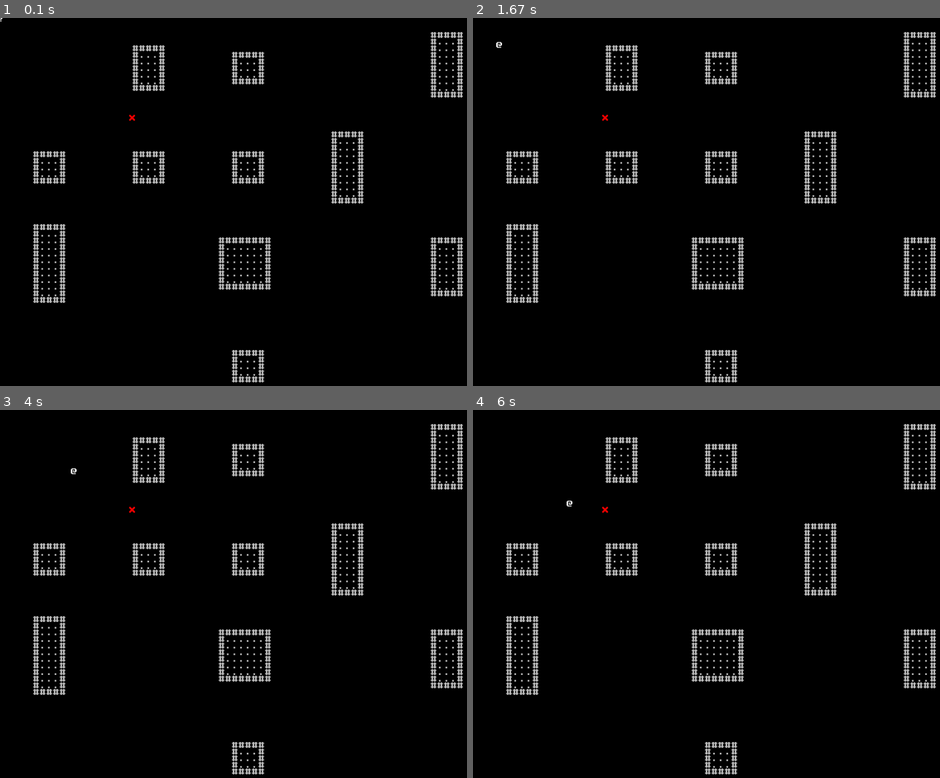
Above: before the commit, frames 1-4 (two rows, left to right).
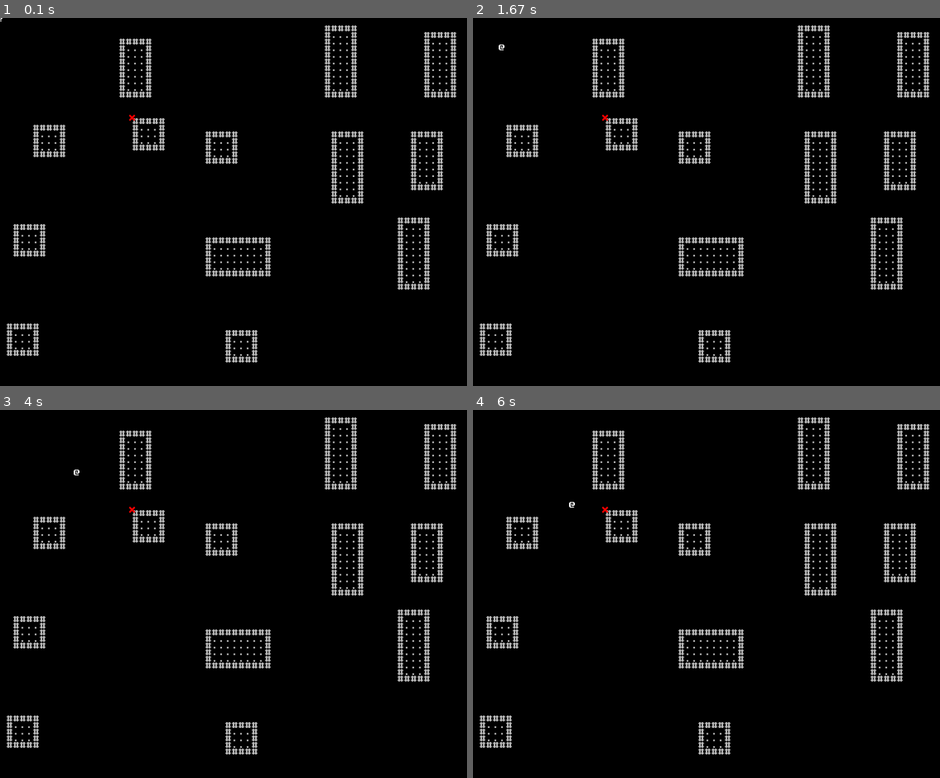
Above: after the commit, the same moments.

Repository: BlackHat-Magic/PyGame-Demo
Game: pygame game, started from app.py
Two runs of this game, one before a commit and one after it. Both use one fixed random seed, a clock stepped at 60 frames per second and the inputs below.
Inputs (mouse positions are in pixels of both pictures, inside the frame that each line leads up to):
- Up to frame 1 (0.1 s): no input
- Up to frame 2 (1.67 s): press the mouse at (473, 18) at 0.37 s; move the mouse to (594, 62) at 0.47 s; release the mouse at (715, 106) at 0.6 s; press the mouse at (603, 117) at 0.7 s; move the mouse to (575, 224) at 0.8 s; release the mouse at (552, 330) at 0.93 s; press the mouse at (482, 25) at 1.03 s; move the mouse to (711, 172) at 1.13 s; release the mouse at (935, 319) at 1.27 s; press the mouse at (487, 25) at 1.37 s; move the mouse to (552, 183) at 1.47 s; release the mouse at (622, 341) at 1.6 s
- Up to frame 3 (4 s): press the mouse at (130, 509) at 1.7 s; move the mouse to (149, 498) at 1.8 s; release the mouse at (163, 487) at 1.93 s; press the mouse at (28, 439) at 2.03 s; move the mouse to (46, 579) at 2.13 s; release the mouse at (65, 719) at 2.27 s; press the mouse at (28, 439) at 2.37 s; move the mouse to (46, 538) at 2.47 s; release the mouse at (65, 641) at 2.6 s; press the mouse at (28, 435) at 2.7 s; move the mouse to (219, 476) at 2.8 s; release the mouse at (410, 513) at 2.93 s; press the mouse at (46, 457) at 3.03 s; move the mouse to (140, 472) at 3.13 s; release the mouse at (233, 487) at 3.27 s; press the mouse at (130, 509) at 3.37 s; move the mouse to (144, 568) at 3.47 s; release the mouse at (154, 627) at 3.6 s; press the mouse at (46, 457) at 3.7 s; move the mouse to (168, 479) at 3.8 s; release the mouse at (294, 498) at 3.93 s
- Up to frame 4 (6 s): press the mouse at (519, 457) at 4.03 s; move the mouse to (533, 553) at 4.13 s; release the mouse at (543, 649) at 4.27 s; press the mouse at (519, 457) at 4.37 s; move the mouse to (547, 527) at 4.47 s; release the mouse at (571, 601) at 4.6 s; press the mouse at (603, 509) at 4.7 s; move the mouse to (771, 616) at 4.8 s; release the mouse at (935, 722) at 4.93 s; press the mouse at (519, 457) at 5.03 s; move the mouse to (575, 564) at 5.13 s; release the mouse at (627, 667) at 5.27 s; press the mouse at (519, 457) at 5.37 s; move the mouse to (706, 505) at 5.47 s; release the mouse at (893, 557) at 5.6 s; press the mouse at (519, 457) at 5.7 s; move the mouse to (697, 586) at 5.8 s; release the mouse at (874, 715) at 5.93 s

The runs differ from the first frame. In frame 1, 7.4% of the frame differs, in the area x 1-100%, y 1-100%; in frame 2, 7.4%; in frame 3, 7.4%; in frame 4, 7.4%.

Commit message:
snap to grid

Diff:
--- a/app.py
+++ b/app.py
@@ -25,8 +25,8 @@
         self.surface = surface
         self.target_pos = (self.pos_x, self.pos_y)
         self.health = 100
-        self.name_tag = text_font.render(name, False, "Black")
-        self.health_tag = text_font.render("H: 100/100", False, "Black")
+        self.name_tag = font.render(name, False, "Black")
+        self.health_tag = font.render("H: 100/100", False, "Black")
 
     # movement with keys (unused)
     def moveUp(self, amount: int = 1):
@@ -62,9 +62,8 @@
     # point-and-click movement
     def moveToTarget(self):
         if(self.distToPoint(self.target_pos) < 1):
-            self.pos_x = int(self.pos_x) // 2 * 2
-            self.pos_y = int(self.pos_y) // 2 * 2
-            self.target_pos = self.pos_x, self.pos_y
+            self.pos_x, self.pos_y = self.target_pos
+            return
         unit_vector = self.dirToPoint(self.target_pos)
         x_comp, y_comp = unit_vector
         self.pos_x += x_comp
@@ -74,12 +73,29 @@
     def renderBillboard(self, mouse_pos):
         if(self.rectangle().collidepoint(mouse_pos)):
             # draw name tag
-            pygame.draw.rect(screen, "Gray", self.name_tag.get_rect(center=(self.pos_x, self.pos_y - 20)))
-            screen.blit(self.name_tag, self.name_tag.get_rect(center=(self.pos_x, self.pos_y - 20)))
+            pygame.draw.rect(screen, "Gray", self.name_tag.get_rect(center=(self.pos_x, self.pos_y - 32)))
+            screen.blit(self.name_tag, self.name_tag.get_rect(center=(self.pos_x, self.pos_y - 32)))
 
             # draw health tag
-            pygame.draw.rect(screen, "Gray", self.health_tag.get_rect(center=(self.pos_x, self.pos_y - 12)))
-            screen.blit(self.health_tag, self.health_tag.get_rect(center=(self.pos_x, self.pos_y - 12)))
+            pygame.draw.rect(screen, "Gray", self.health_tag.get_rect(center=(self.pos_x, self.pos_y - 16)))
+            screen.blit(self.health_tag, self.health_tag.get_rect(center=(self.pos_x, self.pos_y - 16)))
+
+# camera class
+class Camera():
+    def __init__(self):
+        self.x = 0
+        self.y = 0
+        self.speed = 2
+    def move_up(self, amt: int = 1):
+        self.y -= amt * speed
+    def move_down(self, amt: int = 1):
+        self.y += amt * speed
+    def move_left(self, amt: int = 1):
+        self.x -= amt * speed
+    def move_right(self, amt: int = 1):
+        self.y += amt * speed
+
+camera = Camera
 
 # character and enemy
 character = Character(surface=font.render("@", False, "White"), name="It's You!")
@@ -116,7 +132,10 @@
     mouse = pygame.mouse.get_pressed()
 
     if(mouse[0]):
-        character.target_pos = mouse_pos
+        target_x, target_y = mouse_pos
+        target_x = target_x // 16 * 16 + 8
+        target_y = target_y // 16 * 16 + 8
+        character.target_pos = (target_x, target_y)
     character.moveToTarget()
 
     big_t += dt
--- a/dungeon_room_generator.py
+++ b/dungeon_room_generator.py
@@ -16,9 +16,12 @@
 
 class Room():
     def __init__(self, max_size: tuple, tile: Tile, target_size: tuple = None):
+        # extract data from source tile
         self.max_width, self.max_height = max_size
         self.biome = tile.biome
         self.coordinates = tile.coordinates
+
+        # set self size
         if(target_size):
             self.width, self.height = target_size
         else:
@@ -30,15 +33,32 @@
                 self.height = max_size[1]
             else:
                 self.height = random.randint(3, self.max_height)
+
+        # generate empty grid
         self.grid = numpy.empty((15, 15), dtype=str)
         for space in self.grid.flatten():
             space = "p"
         if(self.width == 0 or self.height == 0):
             return
+
+        # self center
+        if(self.width >= 12):
+            offset_x = 0
+        else:
+            max_offset_x = max(12 - self.width, 1)
+            offset_x = random.randint(0, max_offset_x)
+        if(self.height >= 12):
+            offset_y = 0
+        else:
+            max_offset_y = max(12 - self.height, 1)
+            offset_y = random.randint(0, max_offset_y)
+        self.offset = (offset_x, offset_y)
+
+        # write spaces to grid
         for x in range(self.width + 2):
             for y in range(self.height + 2):
-                target_x = 6 - self.width // 2 + x
-                target_y = 6 - self.height // 2 + y
+                target_x = 6 - (self.width + self.offset[0]) // 2 + x
+                target_y = 6 - (self.height + self.offset[1]) // 2 + y
                 if(x == 0 or y == 0 or x == self.width + 1 or y == self.height + 1):
                     self.grid[target_x, target_y] = "w"
                     continue
